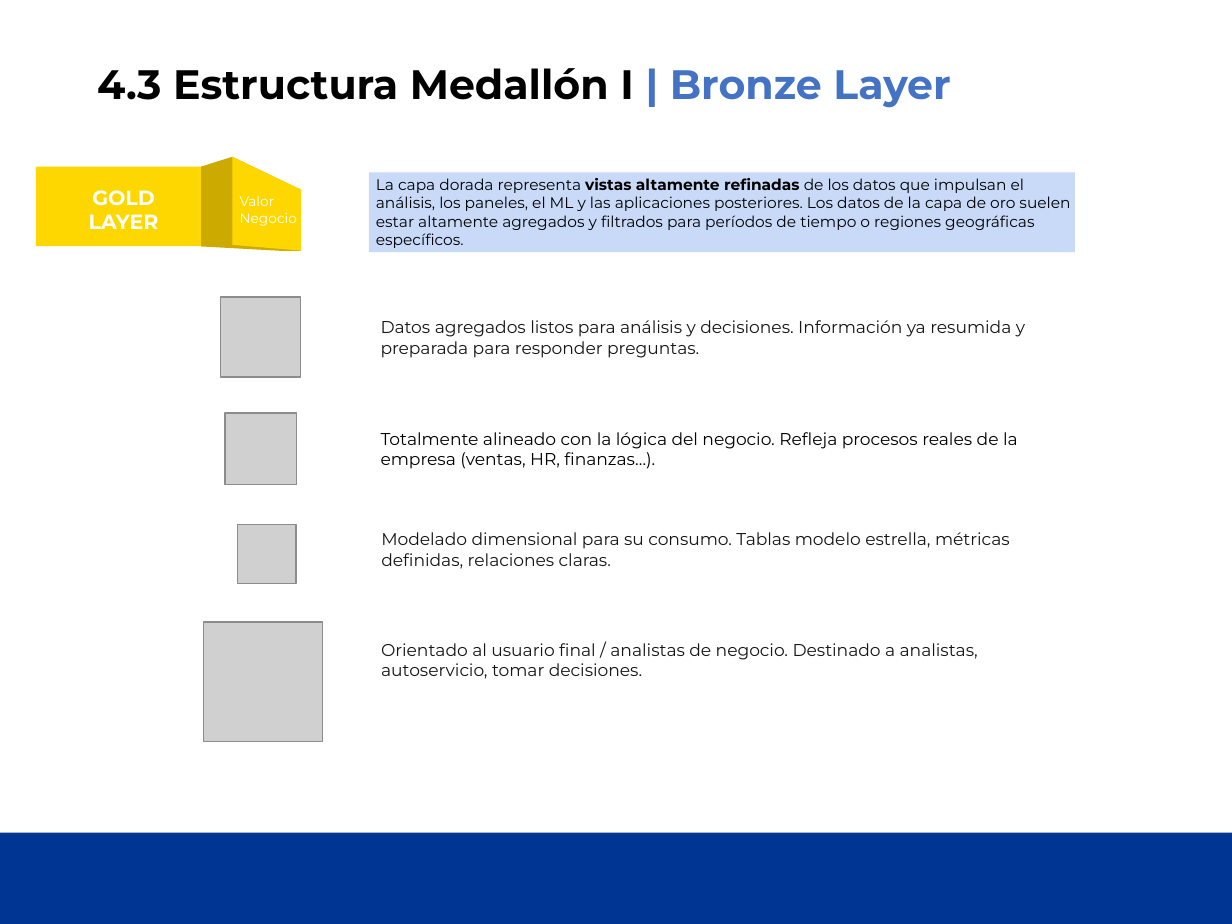
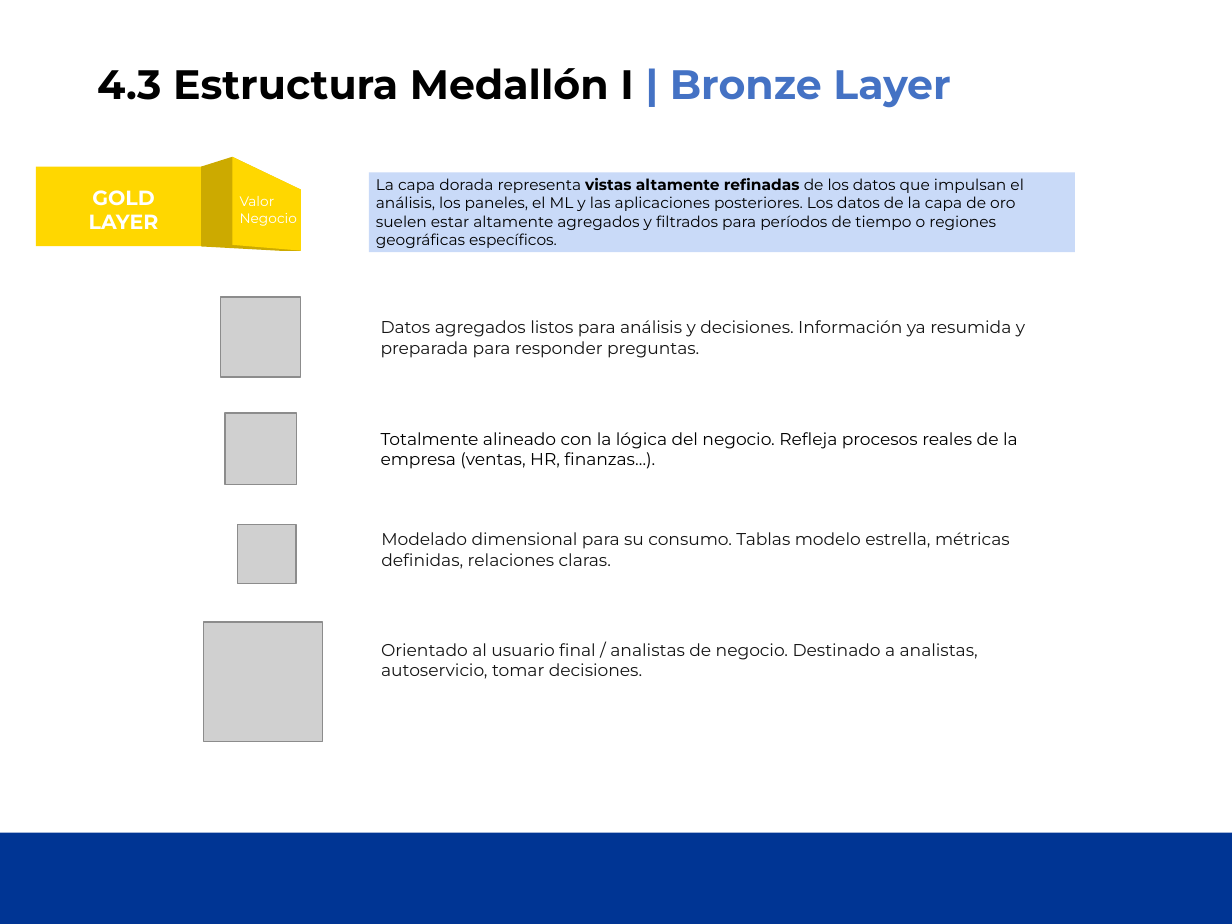
Before and after one commit to jmartinezceste/251101Course_UC_Ceste, a slide deck: slide 12 of UC_Course_Sesion1/UCDatabrick - Sesion 1.pptx. Drawn at 1232x924 pixels with LibreOffice and Linux fonts; fonts in the diff are those of the drawing; grey boxes stand for pictures; background and template pictures are left out. Boxes give left, top, right and bottom in pixels: in the first picture for what was removed or moved away, otherwise in the second. Text is boxed around its words. In the diff, an @@ line names an element or a change of style, - is before the commit and + after.

```diff
--- a/UC_Course_Sesion1/UCDatabrick - Sesion 1.pptx
+++ b/UC_Course_Sesion1/UCDatabrick - Sesion 1.pptx
@@ text "La capa dorada representa vistas ..." rewrapped from <box>376,178,1070,248</box> to <box>376,178,1023,248</box> @@
```
Also in this commit, not shown: 3 other slides changed.
